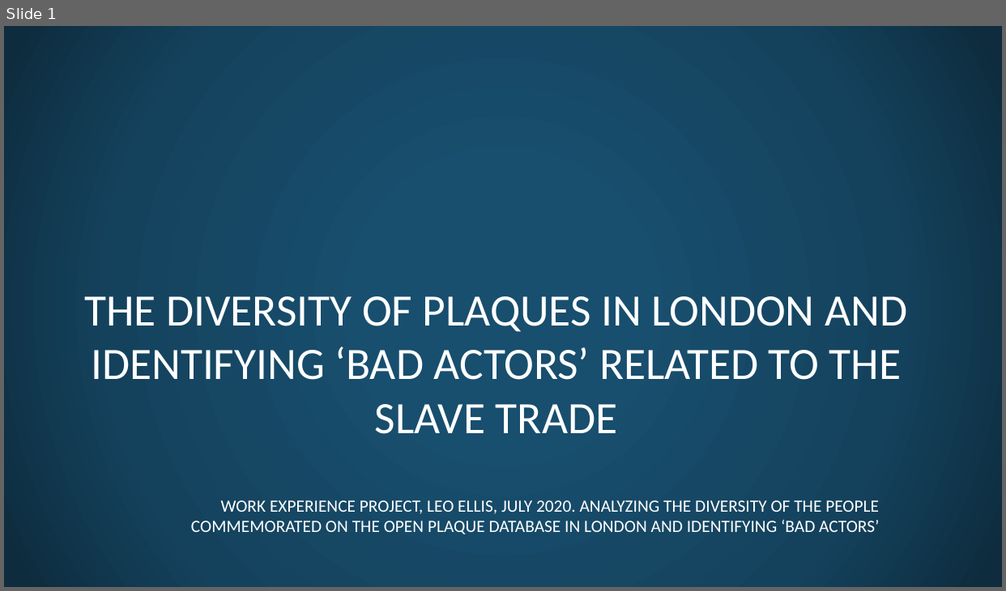
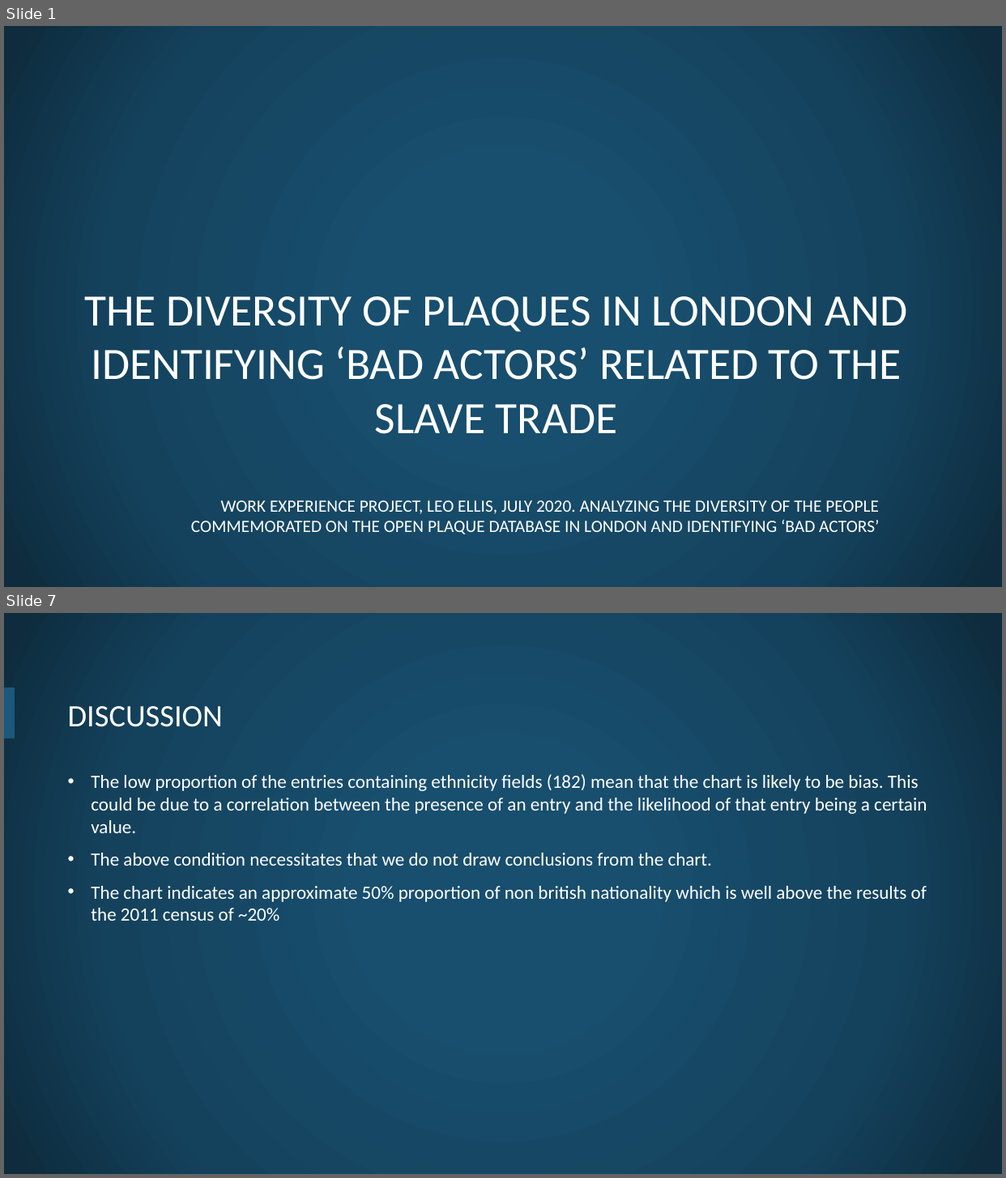
Before and after one commit to openheritage/open-plaques-diversity, a slide deck: The diversity of plaques in London.pptx. Shown one above the other, each under a label of ours: slide 1 before the commit, slides 1 and 7 after it; the slides between them are not shown. The pictures are 1006x591 and 1006x1178 pixels, drawn with LibreOffice and Linux fonts; fonts in the diff are those of the drawing; background and template pictures are left out. Boxes give left, top, right and bottom in pixels: in the first picture for what was removed or moved away, otherwise in the second. Text is boxed around its words. In the diff, an @@ line names an element or a change of style, - is before the commit and + after.

```diff
--- a/The diversity of plaques in London.pptx
+++ b/The diversity of plaques in London.pptx
@@ slide 7 added at bbox=[4, 613, 1002, 1174], background picture (left out) @@
@@ line added from (9, 734) to (9, 692), #1B587C 10 pt @@
@@ title added at bbox=[68, 706, 223, 727], 30 pt, text #FFFFFF @@
+DISCUSSION
@@ text added at bbox=[91, 774, 927, 921], 18 pt, text #FFFFFF @@
+• The low proportion of the entries containing ethnicity fields (182) mean that the chart is likely to be bias. This could be due to a correlation between the presence of an entry and the likelihood of that entry being a certain value.
+• The above condition necessitates that we do not draw conclusions from the chart.
+• The chart indicates an approximate 50% proportion of non british nationality which is well above the results of the 2011 census of ~20%
```
Also in this commit, not shown: 5 slides changed, 4 other slides added, 3 slides removed.
